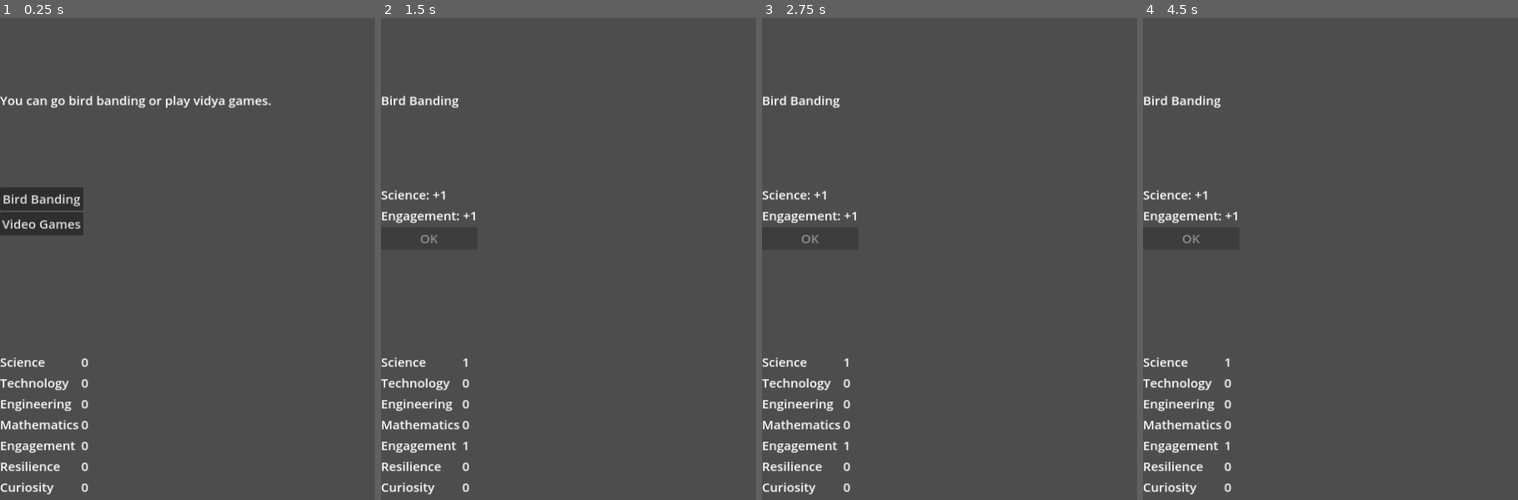
Above: before the commit, frames 1-4 (left to right).
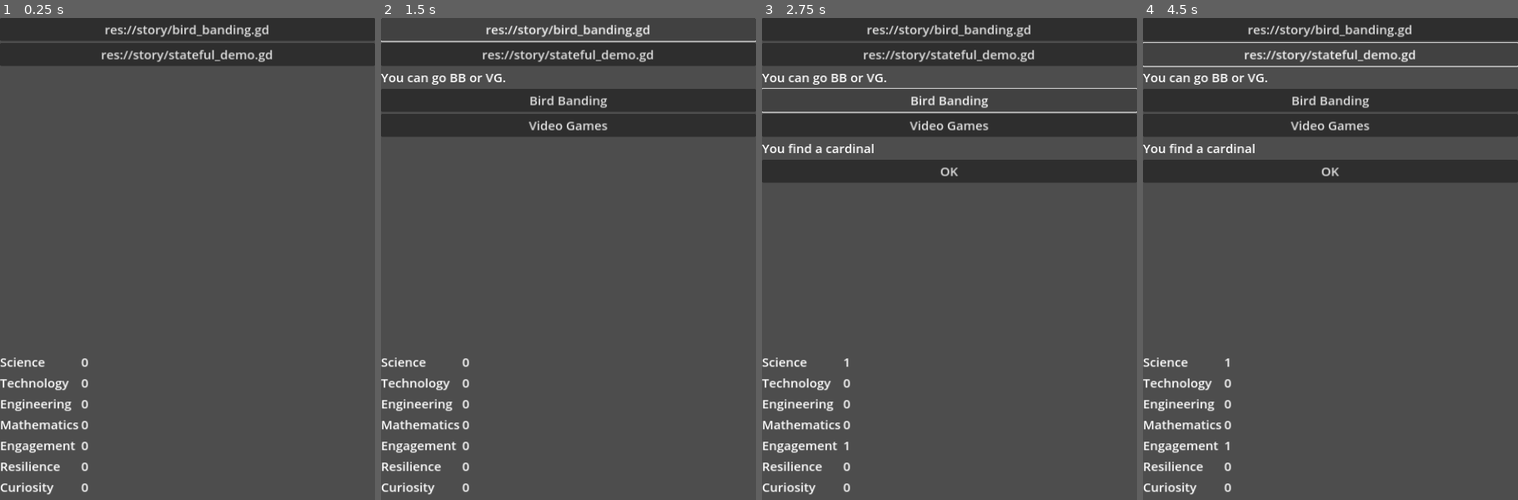
Above: after the commit, the same moments.

Repository: stem-career-paths/game
Game: Godot game, scene res://ui/main_screen.tscn
The game is run twice, just before and just after one commit, with the same random seed, the same clock (stepped at 60 frames per second) and the same inputs.
Inputs (mouse positions are in pixels of both pictures, inside the frame that each line leads up to):
- Up to frame 1 (0.25 s): no input
- Up to frame 2 (1.5 s): click (422, 201) at 0.5 s, where only the run before the commit has a clickable "Bird Banding"; click (568, 27) at 1.25 s, where only the run after the commit has a clickable "res://story/bird_banding.gd"
- Up to frame 3 (2.75 s): click (949, 99) at 2 s, where only the run after the commit has a clickable "Bird Banding"
- Up to frame 4 (4.5 s): click (1330, 124) at 2.75 s, where only the run after the commit has a clickable "Video Games"; click (1330, 27) at 3.5 s, where only the run after the commit has a clickable "res://story/bird_banding.gd"; click (1330, 56) at 4.25 s, where only the run after the commit has a clickable "res://story/stateful_demo.gd"

The runs differ from the first frame. In frame 1, 12% of the frame differs, in the area x 0-100%, y 0-45%; in frame 2, 15%; in frame 3, 20%; in frame 4, 20%, in the area x 0-100%, y 0-47%.

Commit message:
Demonstrate model-view-presenter architecture

Diff:
--- /dev/null
+++ b/project/card/simple_story.gd
@@ -0,0 +1,14 @@
+class_name SimpleStory extends RefCounted
+
+func run(presenter)->void:
+	assert("text" in self, "This story must have 'text'")
+	assert("options" in self, "This story must have 'options'")
+
+	presenter.show_text(get("text"))
+
+	var options_dict = get("options")
+	var option_keys = options_dict.keys()
+	var selected = await presenter.show_options(option_keys)
+	presenter.show_text(options_dict[selected].text)
+	presenter.show_effects(options_dict[selected].effects)
+	await presenter.show_confirmation()
--- /dev/null
+++ b/project/story/bird_banding.gd
@@ -0,0 +1,20 @@
+extends SimpleStory
+
+var text := "You can go BB or VG."
+
+var options := {
+	"Bird Banding":
+	{
+		"text": "You find a cardinal",
+		"effects": {
+			"engagement": +1,
+			"science": +1
+		}
+	},
+	"Video Games": {
+		"text": "You buy the DLC.",
+		"effects": {
+			"technology": +1
+		}
+	}
+}
--- a/project/story/bird_banding.json
+++ /dev/null
@@ -1,20 +0,0 @@
-{
-	"text": "You can go bird banding or play vidya games.",
-	"options": [
-		{
-			"name": "Bird Banding",
-			"text": "You see a cardinal! Chirp! Chirp!",
-			"effects": {
-				"science": "1",
-				"engagement": "1",
-			},
-		},
-		{
-			"name": "Video Games",
-			"text": "You blast some bad guys.",
-			"effects": {
-				"technology": "1"
-			},
-		}
-	]
-}
--- /dev/null
+++ b/project/story/meta_story.gd
@@ -0,0 +1,18 @@
+extends RefCounted
+
+const _STORY_PATH := "res://story/"
+
+func run(presenter):
+	var story_dir := DirAccess.open(_STORY_PATH)
+
+	var options := []
+
+	for file_name in story_dir.get_files():
+		if file_name != "meta_story.gd":
+			var file_path := _STORY_PATH + file_name
+			options.append(file_path)
+
+	while true:
+		var selection = await presenter.show_options(options)
+		var object = load(selection).new()
+		await object.run(presenter)
--- /dev/null
+++ b/project/story/stateful_demo.gd
@@ -0,0 +1,13 @@
+extends RefCounted
+
+var _count := 0
+
+func run(presenter)->void:
+	while _count < 2:
+		presenter.show_text("You have chosen %d options"% _count)
+		await presenter.show_options(["Choose Something"])
+		_count += 1
+
+	presenter.show_text("You have chosen enough. Go home.")
+	await presenter.show_confirmation()
+	print("Sample story complete.")
--- a/project/test/unit/deck_test.gd
+++ /dev/null
@@ -1,24 +0,0 @@
-extends GutTest
-
-var deck : Deck
-
-func before_each():
-	deck = Deck.new()
-
-
-func test_is_empty():
-	assert_true(deck.is_empty())
-	_add_card_to_deck()
-	assert_false(deck.is_empty())
-
-
-func test_draw__reduces_deck_size():
-	for i in 2:
-		_add_card_to_deck()
-	assert_eq(deck.size(), 2)
-	deck.draw()
-	assert_eq(deck.size(), 1)
-
-
-func _add_card_to_deck():
-	deck.add(double(StoryCard).new())
--- a/project/test/unit/story_card_parser_test.gd
+++ /dev/null
@@ -1,37 +0,0 @@
-extends GutTest
-
-const _JSON_DATA := """
-{
-	"text": "Sample",
-	"options": [
-		{
-			"name": "Option 1",
-			"text": "This is option 1",
-			"effects": {
-				"science": "1",
-				"engagement": "1"
-			},
-		},
-		{
-			"name": "Option 2",
-			"text": "This is option 2",
-			"effects": {
-				"technology": "1,"
-			},
-		}
-	]
-}
-"""
-
-func test_parse():
-	var parser := StoryCardParser.new()
-	var card := parser.parse(_JSON_DATA)
-	assert_not_null(card)
-	assert_eq(card.text, "Sample")
-	assert_eq(card.options.size(), 2)
-	assert_eq(card.options[0].text, "Option 1")
-	assert_eq(card.options[0].effects.size(), 2)
-	assert_eq(card.options[0].effects[0].attribute_name, "science")
-	assert_eq(card.options[0].effects[0].value, 1)
-	assert_eq(card.options[1].text, "Option 2")
-	assert_eq(card.options[1].effects.size(), 1)
--- a/project/ui/main_screen.gd
+++ b/project/ui/main_screen.gd
@@ -2,26 +2,44 @@
 
 var world := World.new()
 
+signal _option_selected(option:String)
+
 func _ready():
 	%CharacterDisplay.character = world.character
-
-	world.card_changed.connect(func(card):
-		_show_card(card)
-	)
-
-	var first_card := world.deck.draw()
-	world.card = first_card
+	var story := preload("res://story/meta_story.gd").new()
+	await story.run(self)
+	print("Story is done")
 
 
-func _show_card(card:StoryCard)->void:
-	_clear(%StoryArea)
+## PRESENTER METHODS ------------------------------------
 
-	var story_event_display := preload("res://ui/story_card_display.tscn").instantiate()
-	story_event_display.card = card
-	story_event_display.world = world
-	%StoryArea.add_child(story_event_display)
+func show_confirmation(text:="OK")->void:
+	var button := Button.new()
+	button.text = text
+	%StoryArea.add_child(button)
+	await button.pressed
 
 
-func _clear(container:Control)->void:
-	while container.get_child_count() > 0:
-		container.remove_child(container.get_child(0))
+func show_effects(effects:Dictionary)->void:
+	for attribute in effects.keys():
+		world.character[attribute] += effects[attribute]
+
+
+func show_options(options:Array)->String:
+	for option in options:
+		var button := Button.new()
+		button.text = option
+		button.pressed.connect(func():
+			_option_selected.emit(option)
+		)
+		%StoryArea.add_child(button)
+
+	var selection = await _option_selected
+	print("Going to return ", selection)
+	return selection
+
+
+func show_text(text:String)->void:
+	var label := Label.new()
+	label.text=text
+	%StoryArea.add_child(label)
--- a/project/ui/main_screen.tscn
+++ b/project/ui/main_screen.tscn
@@ -24,7 +24,7 @@
 grow_horizontal = 2
 grow_vertical = 2
 
-[node name="StoryArea" type="Control" parent="VBoxContainer"]
+[node name="StoryArea" type="VBoxContainer" parent="VBoxContainer"]
 unique_name_in_owner = true
 layout_mode = 2
 size_flags_vertical = 3
--- a/project/ui/story_card_display.gd
+++ /dev/null
@@ -1,58 +0,0 @@
-extends VBoxContainer
-
-var card : StoryCard
-var world : World
-
-@onready var _story_text := $StoryText
-@onready var _options_box := %OptionsBox
-@onready var _effects_box := %EffectsBox
-
-
-func _ready():
-	assert(card!=null, "card must be specified prior to adding to node tree")
-	assert(world!=null, "world must be specified prior to adding to node tree")
-	_update_display()
-
-
-## Update this control to show the content of the current card
-func _update_display()->void:
-	_story_text.text = card.text
-	_clear(_options_box)
-	_clear(_effects_box)
-
-	if not card.effects.is_empty():
-		for effect in card.effects:
-			# Set up a label to show that this effect is applied
-			var label := Label.new()
-			label.text = "%s: %+d" % [effect.attribute_name.to_pascal_case(), effect.value]
-			_effects_box.add_child(label)
-			effect.apply(world)
-
-	if card.options != []:
-		for option in card.options:
-			# Put the option into a StoryOption variable for ease of type hinting.
-			var story_option := option as StoryOption
-			var button := Button.new()
-			button.text = story_option.text
-			button.pressed.connect(func():
-				world.card = option.make_card()
-			)
-			_options_box.add_child(button)
-	else:
-		var ok_button := Button.new()
-		ok_button.text = "OK"
-
-		if world.deck.is_empty():
-			print("Uh oh, there are no more story cards")
-			ok_button.disabled = true
-		else:
-			ok_button.pressed.connect(func():
-				world.card = world.deck.draw()
-			)
-
-		_options_box.add_child(ok_button)
-
-
-func _clear(container:Control)->void:
-	while container.get_child_count() > 0:
-		container.remove_child(container.get_child(0))
--- a/project/ui/story_card_display.tscn
+++ /dev/null
@@ -1,37 +0,0 @@
-[gd_scene load_steps=2 format=3 uid="uid://c1ssyidvh4mgw"]
-
-[ext_resource type="Script" path="res://ui/story_card_display.gd" id="1_21ck1"]
-
-[node name="StoryEventDisplay" type="VBoxContainer"]
-anchors_preset = 15
-anchor_right = 1.0
-anchor_bottom = 1.0
-grow_horizontal = 2
-grow_vertical = 2
-script = ExtResource("1_21ck1")
-
-[node name="StoryText" type="Label" parent="."]
-layout_mode = 2
-size_flags_vertical = 3
-text = "Story Text"
-vertical_alignment = 1
-autowrap_mode = 2
-
-[node name="BottomPortion" type="Control" parent="."]
-layout_mode = 2
-size_flags_vertical = 3
-
-[node name="VBoxContainer" type="VBoxContainer" parent="BottomPortion"]
-layout_mode = 0
-offset_right = 40.0
-offset_bottom = 40.0
-
-[node name="EffectsBox" type="VBoxContainer" parent="BottomPortion/VBoxContainer"]
-unique_name_in_owner = true
-layout_mode = 2
-size_flags_vertical = 6
-
-[node name="OptionsBox" type="VBoxContainer" parent="BottomPortion/VBoxContainer"]
-unique_name_in_owner = true
-layout_mode = 2
-size_flags_vertical = 6
--- a/project/ui/story_result_display.tscn
+++ /dev/null
@@ -1,54 +0,0 @@
-[gd_scene load_steps=2 format=3 uid="uid://scprtnkdg4ka"]
-
-[sub_resource type="GDScript" id="GDScript_wubyv"]
-script/source = "extends VBoxContainer
-
-signal dismissed
-
-var result : StoryResult
-var world : World
-
-@onready var _story_label := $Story
-@onready var _effects_box := %EffectsBox
-
-
-func _ready():
-	assert(result!=null, \"result must be specified\")
-	assert(world!=null, \"world must be specified\")
-	_story_label.text = result.get_text(world)
-
-	var effects := result.get_effects()
-	for attribute in effects.keys():
-		var modifier = effects[attribute]
-		var label := Label.new()
-		label.text = \"%s %+d\" % [attribute.to_pascal_case(), modifier]
-		_effects_box.add_child(label)
-
-
-func _on_ok_button_pressed():
-	dismissed.emit()
-"
-
-[node name="StoryResultDisplay" type="VBoxContainer"]
-anchors_preset = 15
-anchor_right = 1.0
-anchor_bottom = 1.0
-grow_horizontal = 2
-grow_vertical = 2
-script = SubResource("GDScript_wubyv")
-
-[node name="Story" type="Label" parent="."]
-layout_mode = 2
-size_flags_vertical = 3
-autowrap_mode = 2
-
-[node name="EffectsBox" type="VBoxContainer" parent="."]
-unique_name_in_owner = true
-layout_mode = 2
-size_flags_vertical = 3
-
-[node name="OkButton" type="Button" parent="."]
-layout_mode = 2
-text = "OK"
-
-[connection signal="pressed" from="OkButton" to="." method="_on_ok_button_pressed"]
--- a/project/world/deck.gd
+++ /dev/null
@@ -1,25 +0,0 @@
-class_name Deck extends RefCounted
-
-var _cards : Array[StoryCard] = []
-
-## Add a card to the bottom of the deck
-func add(card:StoryCard)->void:
-	assert(card!=null)
-	_cards.append(card)
-
-
-## Draw and return the top card of the deck
-func draw()->StoryCard:
-	var card := _cards[0]
-	_cards.remove_at(0)
-	return card
-
-
-## Check if the deck is empty
-func is_empty()->bool:
-	return _cards.is_empty()
-
-
-## Get the number of cards in the deck
-func size()->int:
-	return _cards.size()
--- a/project/world/story_card.gd
+++ /dev/null
@@ -1,12 +0,0 @@
-## The data structure for a "card" that is shown to the player.
-## It represents a single atomic interaction with the game.
-class_name StoryCard extends RefCounted
-
-## The text to be displayed on the card.
-var text : String
-
-## The options that the player can choose from.
-var options: Array[StoryOption] = []
-
-## Effects that this card applies when it is shown.
-var effects: Array[StoryEffect] = []
--- a/project/world/story_card_parser.gd
+++ /dev/null
@@ -1,23 +0,0 @@
-class_name StoryCardParser extends RefCounted
-
-func parse(text:String)->StoryCard:
-	var json := JSON.new()
-	var parse_result = json.parse(text)
-	assert(parse_result==OK, "Parsing JSON text failed.\nError \"%s\" on line %d." % [json.get_error_message(), json.get_error_line()])
-
-	var result := StoryCard.new()
-	result.text = json.data["text"]
-
-	var options_array = json.data["options"]
-	for option_dict in options_array:
-		var option := StoryOption.new()
-		option.text = option_dict["name"]
-		var effects_dict = option_dict["effects"]
-		for effect_key in effects_dict.keys():
-			var effect := StoryEffect.new()
-			effect.attribute_name = effect_key
-			effect.value = int(effects_dict[effect_key])
-			option.effects.append(effect)
-		result.options.append(option)
-
-	return result
--- a/project/world/story_effect.gd
+++ /dev/null
@@ -1,8 +0,0 @@
-class_name StoryEffect extends RefCounted
-
-var attribute_name : String
-var value := 0
-
-func apply(world:World)->void:
-	var character := world.character
-	character[attribute_name] = value
--- a/project/world/story_loader.gd
+++ /dev/null
@@ -1,55 +0,0 @@
-class_name StoryLoader extends RefCounted
-
-func load_cards(story_manager: StoryManager) -> void:
-	# Load all the cards
-	# Structure: res://story/<pack>/<id>.gd
-	# ID can include subdirectories
-	# (e.g. res://story/base_set/bird_banding/intro.gd becomes "bird_banding/intro")
-	var card_files = _recurse_dir()
-
-	for file in card_files:
-		_load_card(file, story_manager)
-
-
-func _load_card(file: String, story_manager: StoryManager) -> void:
-	var card_data = _parse_file(file)
-
-	var card := load("res://story" + file).new() as StoryCard
-	card.id = card_data.id
-	card.pack = card_data.pack
-
-	story_manager.cards.append(card)
-
-	if card_data.intro:
-		story_manager.deck.append(card)
-
-
-func _parse_file(file: String) -> Dictionary:
-	var result := {}
-
-	var parts := file.substr(1).replace(".gd", "").split("/")
-
-	result.pack = parts[0]
-	result.id = "/".join(parts.slice(1))
-	result.intro = parts[-1] == "intro"
-
-	return result
-
-
-func _recurse_dir(dir := "") -> Array[String]:
-	var dir_access = DirAccess.open("res://story/" + dir)
-	dir_access.list_dir_begin()
-
-	var files: Array[String] = []
-
-	while true:
-		var file = dir_access.get_next()
-
-		if file == "":
-			break
-		if file.ends_with(".gd"):
-			files.append(dir + "/" + file)
-		elif dir_access.current_is_dir():
-			files.append_array(_recurse_dir(dir + "/" + file))
-
-	return files
--- a/project/world/story_option.gd
+++ /dev/null
@@ -1,19 +0,0 @@
-## Data model for an option that the player can select from
-class_name StoryOption extends RefCounted
-
-## The text that could be shown on a button
-var text : String
-
-## The identifier (path?) of the story card to go to if this is selected
-var next : String
-
-## The effects that this option has on the world
-var effects : Array[StoryEffect] = []
-
-
-## Create a story card to show for when this option is selected.
-func make_card()->StoryCard:
-	var card := StoryCard.new()
-	card.text = text
-	card.effects.append_array(effects)
-	return card
--- a/project/world/world.gd
+++ b/project/world/world.gd
@@ -1,29 +1,5 @@
 ## The state of the game world
 class_name World extends RefCounted
 
-const _STORY_DIR := "res://story/"
-
-signal card_changed(card:StoryCard)
-
 ## The current character whose story is being played
 var character := Character.new()
-
-## The deck of cards from which story cards are drawn
-var deck := Deck.new()
-
-## The current card which may be null if there is not one.
-var card : StoryCard = null:
-	set(new_card):
-		if card != new_card:
-			card = new_card
-			card_changed.emit(card)
-
-
-func _init():
-	var parser := StoryCardParser.new()
-
-	var story_dir := DirAccess.open(_STORY_DIR)
-	for filename in story_dir.get_files():
-		var file := FileAccess.open(_STORY_DIR + filename, FileAccess.READ)
-		var decoded_card := parser.parse(file.get_as_text())
-		deck.add(decoded_card)
